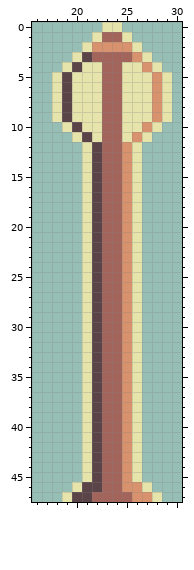
Two states of a pixel-art sprite, gfx/HollowMoon/pngs_huge_48x48/furniture/f_street_light/f_street_light_1/f_street_light_1_season_autumn.png. The picture above is the old version.
The file is 48x48 pixels. Shown: x 16..30, y 0..47.
After the commit:
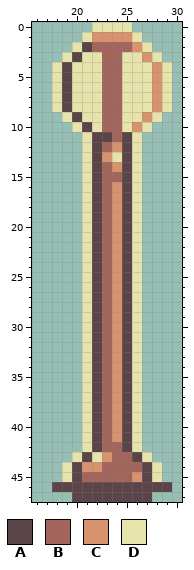
Palette (. is transparent): A #5a4448  B #a3645c  C #d8936e  D #e6e3ab
Diff:
{"y":0,"x":22,"old":".","new":"D"}
{"y":0,"x":25,"old":".","new":"D"}
{"y":1,"x":21,"old":".DBBD.","new":"DCCCCD"}
{"y":2,"x":20,"old":".DCCCCD.","new":"DABBBBCD"}
{"y":3,"x":19,"old":".DAB","new":"DADD"}
{"y":3,"x":25,"old":"BCD.","new":"DDCD"}
{"y":4,"x":18,"old":".DA","new":"DAD"}
{"y":4,"x":27,"old":"CD.","new":"DCD"}
{"y":9,"x":18,"old":"DAD","new":".DA"}
{"y":9,"x":27,"old":"DCD","new":"CD."}
{"y":10,"x":19,"old":"DAD","new":".DA"}
{"y":10,"x":26,"old":"DCD","new":"CD."}
{"y":11,"x":20,"old":"DADB","new":".DAA"}
{"y":11,"x":25,"old":"DCD","new":"AD."}
{"y":12,"x":24,"old":"BC","new":"CA"}
{"y":13,"x":23,"old":"BBC","new":"CDA"}
{"y":14,"x":24,"old":"BC","new":"CA"}
{"y":15,"x":25,"old":"C","new":"A"}
{"y":16,"x":24,"old":"BC","new":"CA"}
{"y":17,"x":24,"old":"BC","new":"CA"}
{"y":18,"x":24,"old":"BC","new":"CA"}
{"y":19,"x":24,"old":"BC","new":"CA"}
{"y":20,"x":24,"old":"BC","new":"CA"}
{"y":21,"x":24,"old":"BC","new":"CA"}
{"y":22,"x":24,"old":"BC","new":"CA"}
{"y":23,"x":24,"old":"BC","new":"CA"}
{"y":24,"x":24,"old":"BC","new":"CA"}
{"y":25,"x":24,"old":"BC","new":"CA"}
{"y":26,"x":24,"old":"BC","new":"CA"}
{"y":27,"x":24,"old":"BC","new":"CA"}
{"y":28,"x":24,"old":"BC","new":"CA"}
{"y":29,"x":24,"old":"BC","new":"CA"}
{"y":30,"x":24,"old":"BC","new":"CA"}
{"y":31,"x":24,"old":"BC","new":"CA"}
{"y":32,"x":24,"old":"BC","new":"CA"}
{"y":33,"x":24,"old":"BC","new":"CA"}
{"y":34,"x":24,"old":"BC","new":"CA"}
{"y":35,"x":24,"old":"BC","new":"CA"}
{"y":36,"x":24,"old":"BC","new":"CA"}
{"y":37,"x":24,"old":"BC","new":"CA"}
{"y":38,"x":24,"old":"BC","new":"CA"}
{"y":39,"x":24,"old":"BC","new":"CA"}
{"y":40,"x":24,"old":"BC","new":"CA"}
{"y":41,"x":24,"old":"BC","new":"CA"}
{"y":42,"x":25,"old":"C","new":"A"}
{"y":43,"x":20,"old":".DAB","new":"DADC"}
{"y":43,"x":25,"old":"CD.","new":"BAD"}
{"y":44,"x":19,"old":"..DA","new":"DACC"}
{"y":44,"x":25,"old":"CD..","new":"BBAD"}
{"y":45,"x":19,"old":"..DA","new":"DABB"}
{"y":45,"x":25,"old":"CD..","new":"BCAD"}
{"y":46,"x":18,"old":"..D","new":"AAA"}
{"y":46,"x":23,"old":"BBCCD..","new":"AAAAAAA"}
{"y":47,"x":19,"old":"D","new":"."}
{"y":47,"x":22,"old":"BBBBCCD","new":"AAAAAA."}
